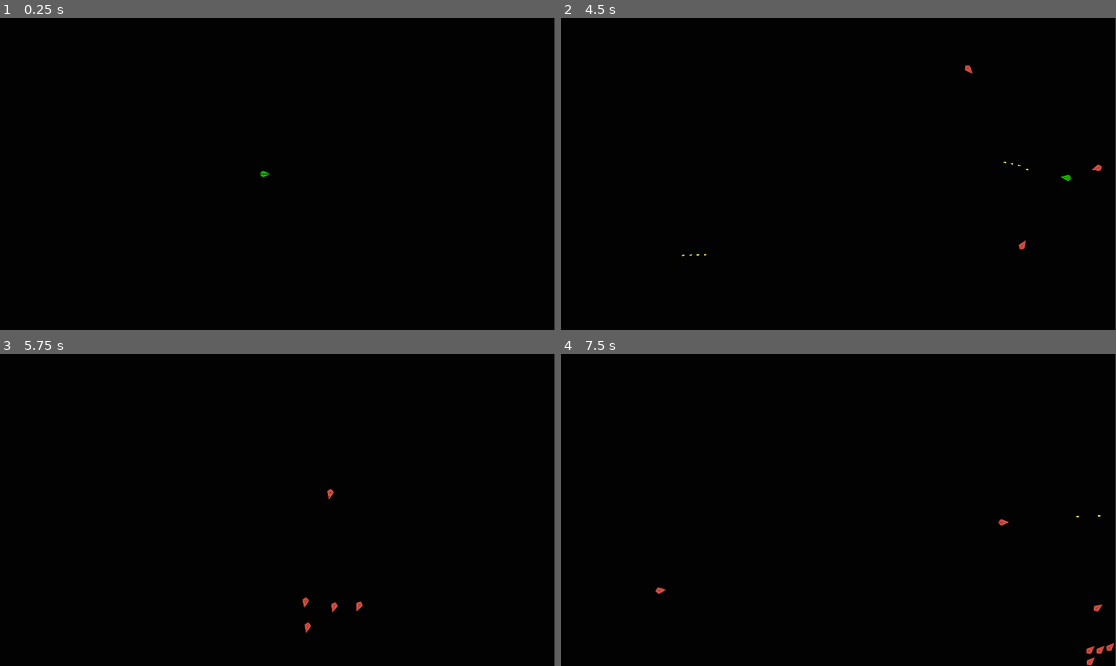
Above: before the commit, frames 1-4 (two rows, left to right).
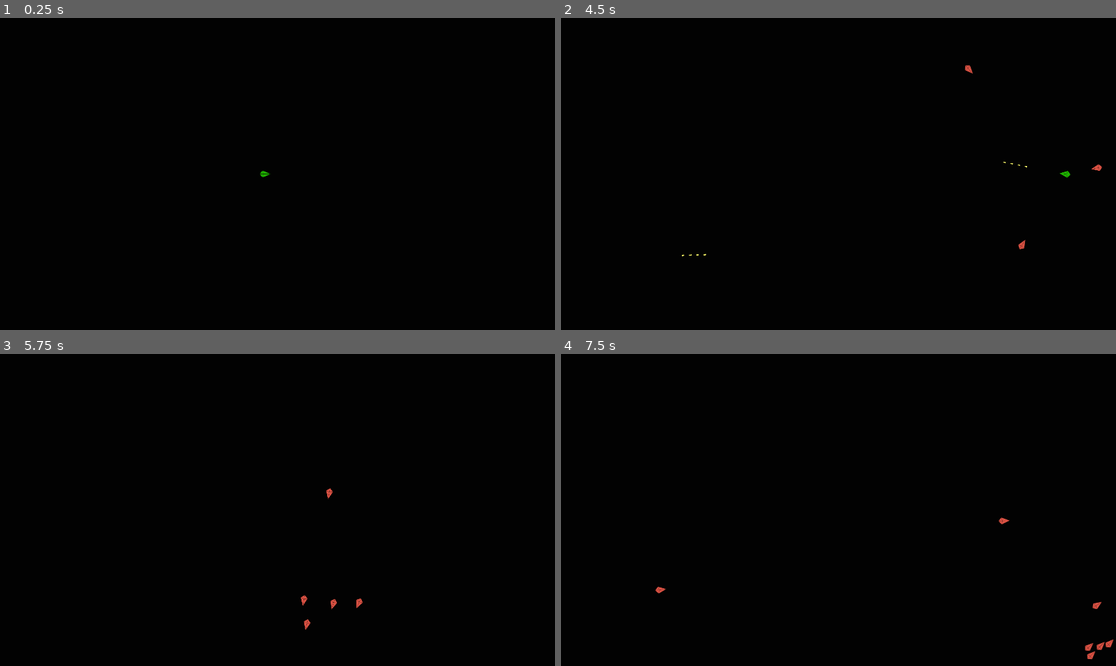
Above: after the commit, the same moments.

Repository: moonvent/SpaceAventure
Game: Godot game, scene res://scenes/space_field.tscn
Two runs of this game, one before a commit and one after it. Both use one fixed random seed, a clock stepped at 60 frames per second and the inputs below.
Inputs (mouse positions are in pixels of both pictures, inside the frame that each line leads up to):
- Up to frame 1 (0.25 s): no input
- Up to frame 2 (4.5 s): tap Enter at 0.5 s; move the mouse to (960, 158) at 0.52 s; hold D (Right) 0.53-1.28 s; tap Space (Fire) at 0.6, 1.35, 2, 2.1, 2.85, 3.6, 4.35 s; move the mouse to (727, 189) at 1.27 s; hold S (Down) 1.28-2.03 s; move the mouse to (894, 105) at 2.02 s; hold D (Right) 2.03-2.78 s; move the mouse to (810, 236) at 2.77 s; hold W (Up) 2.78-3.53 s; move the mouse to (1005, 220) at 3.52 s; hold A (Left) from 3.53 s (still down); move the mouse to (672, 127) at 4.27 s
- Up to frame 3 (5.75 s): move the mouse to (305, 510) at 5.02 s; release A (Left) at 5.03 s; hold S (Down) from 5.03 s (still down); tap Space (Fire) at 5.1 s
- Up to frame 4 (7.5 s): move the mouse to (755, 432) at 5.77 s; release S (Down) at 5.78 s; hold D (Right) 5.78-6.53 s; tap Space (Fire) at 5.85, 6.6, 7.35 s; move the mouse to (960, 494) at 6.52 s; hold W (Up) 6.53-7.28 s; move the mouse to (727, 525) at 7.27 s; hold D (Right) from 7.28 s (still down)

The runs differ from the first frame. In frame 1, 0.1% of the frame differs, in the area x 99-100%, y 0-100%; in frame 2, 0.2%; in frame 3, 0.3%; in frame 4, 0.4%, in the area x 17-100%, y 0-100%.

Commit message:
development
1) Little refactoring, create shotting of enemy;

Diff:
--- a/project.godot
+++ b/project.godot
@@ -60,6 +60,13 @@
 ]
 }
 
+[layer_names]
+
+2d_physics/layer_1="SpaceShip"
+2d_physics/layer_2="Bullet"
+2d_physics/layer_3="Enemy"
+2d_physics/layer_4="Player"
+
 [rendering]
 
 renderer/rendering_method="gl_compatibility"
--- a/scenes/space_field.tscn
+++ b/scenes/space_field.tscn
@@ -9,7 +9,7 @@
 script = ExtResource("1_qai8m")
 
 [node name="Background" type="Sprite2D" parent="."]
-position = Vector2(960, 540)
+position = Vector2(962, 540)
 texture = ExtResource("2_sfk4r")
 
 [node name="Projectiles" type="Node" parent="."]
@@ -18,6 +18,7 @@
 [node name="Player" parent="." instance=ExtResource("1_nejs1")]
 position = Vector2(920, 540)
 rotation = -1.5708
+collision_mask = 1
 
 [node name="Spawner" parent="." instance=ExtResource("3_rbcaw")]
 
--- a/scenes/space_field/bullet.tscn
+++ b/scenes/space_field/bullet.tscn
@@ -8,6 +8,7 @@
 size = Vector2(4, 8)
 
 [node name="Bullet" instance=ExtResource("1_i4mcv")]
+collision_mask = 13
 script = ExtResource("2_wvd68")
 
 [node name="Sprite2D" parent="." index="0"]
@@ -18,3 +19,5 @@
 [node name="CollisionShape2D" parent="." index="1"]
 rotation = 1.5708
 shape = SubResource("RectangleShape2D_ltvoc")
+
+[connection signal="body_entered" from="." to="." method="_on_body_entered"]
--- a/scenes/space_field/enemy_1.tscn
+++ b/scenes/space_field/enemy_1.tscn
@@ -5,6 +5,7 @@
 [ext_resource type="Script" path="res://scripts/space_field/enemy_1.gd" id="2_66ykx"]
 
 [node name="Enemy1" instance=ExtResource("1_ok0re")]
+collision_layer = 4
 script = ExtResource("2_66ykx")
 
 [node name="Sprite2D" parent="." index="0"]
--- a/scenes/space_field/player.tscn
+++ b/scenes/space_field/player.tscn
@@ -5,6 +5,7 @@
 [ext_resource type="Script" path="res://scripts/space_field/player.gd" id="2_7m0mv"]
 
 [node name="Player" instance=ExtResource("1_lga7m")]
+collision_layer = 8
 script = ExtResource("2_7m0mv")
 
 [node name="Sprite2D" parent="." index="0"]
@@ -14,3 +15,6 @@
 [node name="CollisionPolygon2D" parent="." index="1"]
 rotation = 1.5708
 polygon = PackedVector2Array(-0.00014842, -41, -25.9999, 19.0001, 0, 42, 26.0001, 18.9999)
+
+[node name="ShotMarker" parent="." index="2"]
+position = Vector2(36, 0)
--- a/scenes/space_field/projectile.tscn
+++ b/scenes/space_field/projectile.tscn
@@ -3,6 +3,7 @@
 [ext_resource type="Script" path="res://scripts/space_field/abstract/projectile.gd" id="1_yluel"]
 
 [node name="Projectile" type="Area2D"]
+collision_layer = 2
 script = ExtResource("1_yluel")
 
 [node name="Sprite2D" type="Sprite2D" parent="."]
--- a/scenes/space_field/space_ship.tscn
+++ b/scenes/space_field/space_ship.tscn
@@ -1,6 +1,7 @@
 [gd_scene format=3 uid="uid://cbbwnx3w8wamq"]
 
 [node name="SpaceShip" type="CharacterBody2D"]
+collision_mask = 2
 
 [node name="Sprite2D" type="Sprite2D" parent="."]
 scale = Vector2(0.5, 0.5)
--- a/scripts/space_field.gd
+++ b/scripts/space_field.gd
@@ -30,4 +30,5 @@
 		current_stage = new_rounded_score
 
 	score = new_score
+	print(score)
 	# first_level_ui.change_score(score)
--- a/scripts/space_field/abstract/projectile.gd
+++ b/scripts/space_field/abstract/projectile.gd
@@ -15,8 +15,7 @@
 	position = shot_position
 	rotation = projectile_direction.angle()
 
-	# print(get_node("Sprite2D"))
-	# $SelfDestructionTimer.timeout.connect(self_destruction_action)
+	$SelfDestructionTimer.timeout.connect(self_destruction_action)
 
 
 func _ready():
